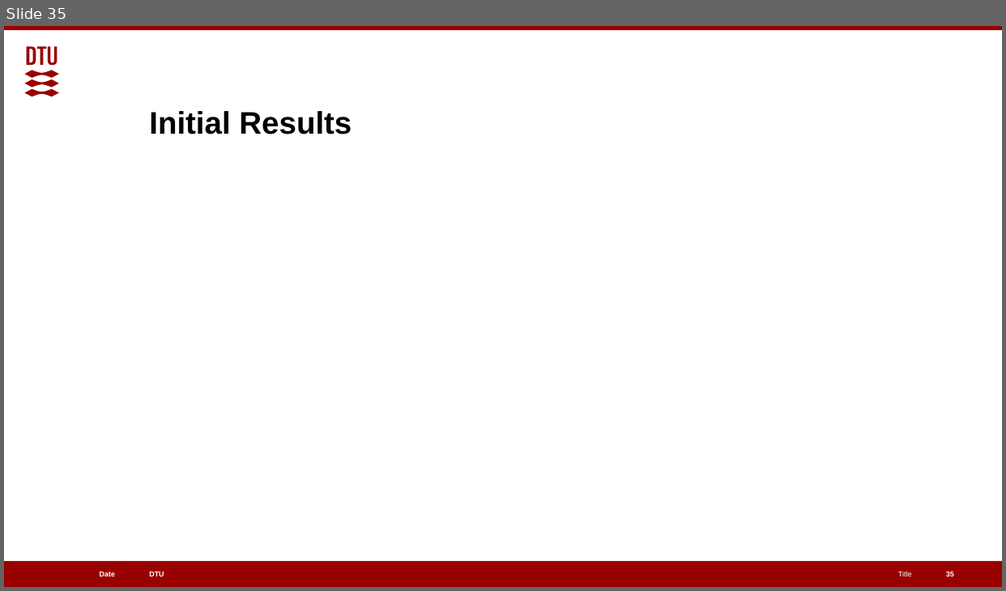
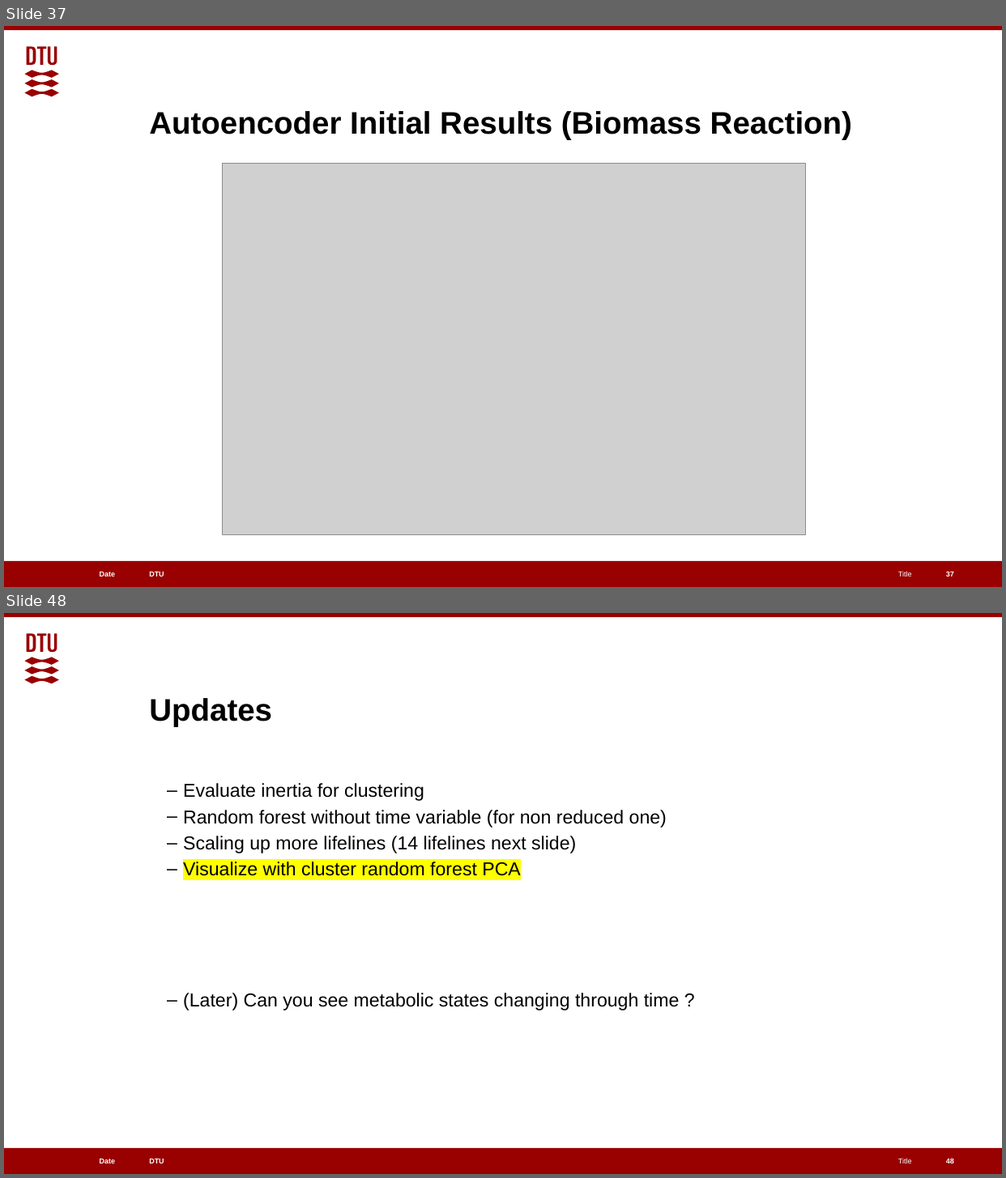
Before and after one commit to EGpineapples/Cell-Lifelines-Autoencoder, a slide deck: Classifying Metabolic Fluxes.pptx. Shown one above the other, each under a label of ours: slide 35 before the commit, slides 37 and 48 after it; the slides between them are not shown. The pictures are 1006x591 and 1006x1178 pixels, drawn with LibreOffice and Linux fonts; fonts in the diff are those of the drawing; grey boxes stand for pictures. Boxes give left, top, right and bottom in pixels: in the first picture for what was removed or moved away, otherwise in the second. Text is boxed around its words. In the diff, an @@ line names an element or a change of style, - is before the commit and + after.

```diff
--- a/Classifying Metabolic Fluxes.pptx
+++ b/Classifying Metabolic Fluxes.pptx
@@ slide 48 added at [4, 613, 1002, 1174], background #FFFFFF; not listed: 6 template elements that a slide beside it also shows @@
@@ title added at [149, 698, 272, 727], 30 pt, text #000000, bold @@
+Updates
@@ text added at [183, 783, 680, 1011], 18 pt, text #000000 @@
+  – Evaluate inertia for clustering
+  – Random forest without time variable (for non reduced one)
+  – Scaling up more lifelines (14 lifelines next slide)
+  – Visualize with cluster random forest PCA
+  – (Later) Can you see metabolic states changing through time ?
@@ page number added at [946, 1158, 954, 1165], 7 pt, text #FFFFFF, bold @@
+48
@@ what was slide 35 is now slide 37 @@
@@ slide 37 changed as well @@
@@ title at [149, 111, 852, 140]: text changed @@
-Initial Results
+Autoencoder Initial Results (Biomass Reaction)
@@ picture added at [223, 163, 806, 535] @@
@@ page number at [946, 572, 954, 577]: text changed @@
-35
+37
```
Also in this commit, not shown: 8 other slides changed, 29 other slides added.
